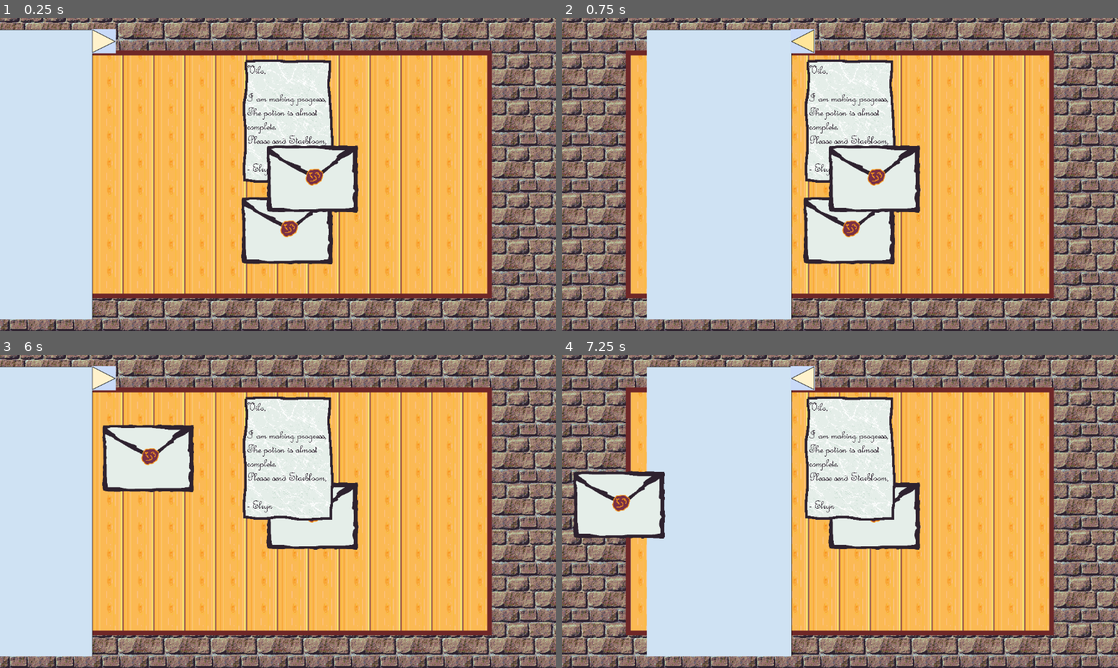
Above: before the commit, frames 1-4 (two rows, left to right).
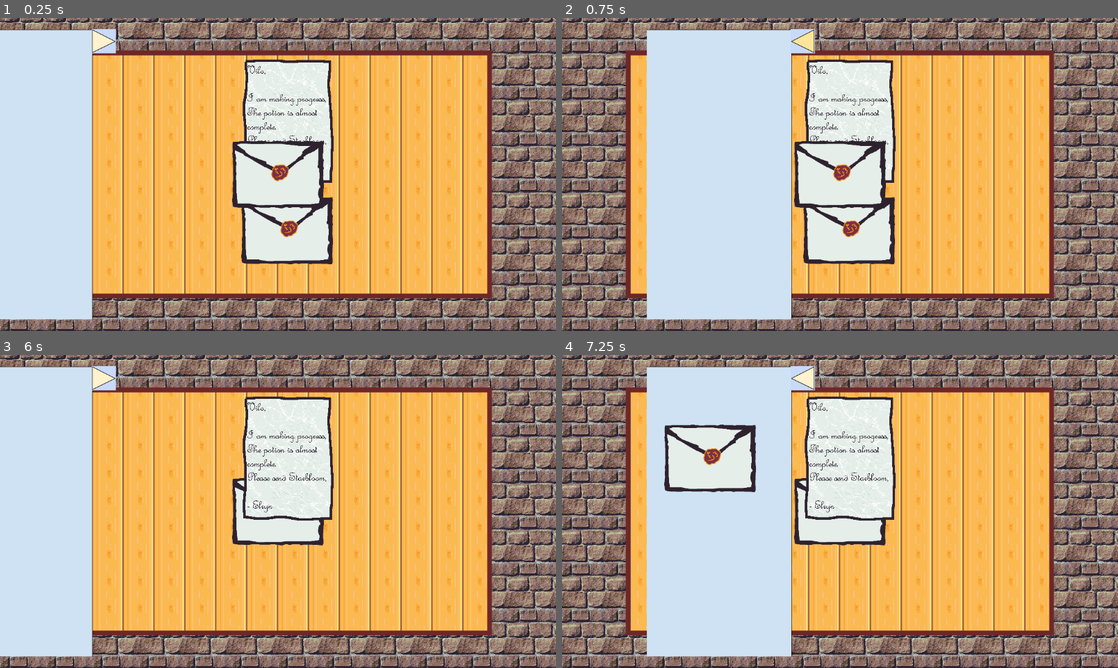
Above: after the commit, the same moments.

Repository: diegofdz333/the-alchemist
Game: Godot game, scene res://scenes/Main.tscn
Same seed, same stepped clock (60 frames per second), same inputs: the game is played once before the commit and once after it.
Inputs (mouse positions are in pixels of both pictures, inside the frame that each line leads up to):
- Up to frame 1 (0.25 s): no input
- Up to frame 2 (0.75 s): click (667, 39) at 0.5 s
- Up to frame 3 (6 s): click (239, 376) at 1.25 s; click (105, 376) at 2 s; tap Enter at 2.75, 4.25, 5.75 s; move the mouse to (400, 495) at 2.77 s; click (400, 495) at 2.92 s; tap Space at 3.5, 5 s; drag from (166, 527) to (22, 511) at 3.52 s; move the mouse to (333, 442) at 4.27 s; click (333, 442) at 4.42 s; drag from (250, 574) to (111, 464) at 5.02 s; move the mouse to (444, 558) at 5.77 s; click (444, 558) at 5.92 s
- Up to frame 4 (7.25 s): tap Space at 6.5 s; drag from (673, 464) to (584, 511) at 6.52 s

The runs differ from the first frame. In frame 1, 3.3% of the frame differs, in the area x 41-65%, y 39-63%; in frame 2, 3.3%; in frame 3, 5.8%; in frame 4, 6.4%, in the area x 2-65%, y 22-63%.

Commit message:
Menu bar can store documents
After a doc is stored inside the menu bar, collapsing the bar will hide the document. Reopening the bar allows you to take the document back out.

Diff:
--- a/scenes/Document.tscn
+++ b/scenes/Document.tscn
@@ -4,7 +4,6 @@
 [ext_resource type="Script" path="res://scripts/document.gd" id="2_xaevp"]
 
 [node name="Dummy-letter" type="Sprite2D"]
-position = Vector2(71.25, 9)
 scale = Vector2(0.450588, 0.466667)
 texture = ExtResource("1_sp36h")
 script = ExtResource("2_xaevp")
--- a/scripts/document.gd
+++ b/scripts/document.gd
@@ -1,8 +1,9 @@
 extends Sprite2D
+
 var is_dragging = false;
 var mouse_offset;
 var delay = 1;
-
+var in_menu: bool = false;
 
 # Called when the node enters the scene tree for the first time.
 func _ready():
@@ -11,7 +12,23 @@
 
 # Called every frame. 'delta' is the elapsed time since the previous frame.
 func _process(delta):
-	pass
+	if in_menu and not $"../../DocumentMenu".expanded:
+		hide()
+		set_process_input(false)
+		is_dragging = false
+	else:
+		show()
+		set_process_input(true)
+
+	if is_dragging and $"../../DocumentMenu".expanded:
+		verify_in_menu()
+
+
+func verify_in_menu():
+	var right = $"../../DocumentMenu".expanded_pos.x + $"../../DocumentMenu".width / 2
+	var top = $"../../DocumentMenu".expanded_pos.y + $"../../DocumentMenu".height / 2
+	var bottom = $"../../DocumentMenu".expanded_pos.y - $"../../DocumentMenu".height / 2
+	in_menu = position.x < right and position.y < top and position.y > bottom
 
 
 func process_dragging(delta):
--- a/scripts/document_menu.gd
+++ b/scripts/document_menu.gd
@@ -2,8 +2,12 @@
 
 signal expand_button_pressed()
 
+const menu_z = 50
+
 var retracted_pos: Vector2 = Vector2.ZERO
 var expanded_pos: Vector2 = Vector2.ZERO
+var width: int = 0
+var height: int = 0
 var expanded: bool = false
 
 var documents: Array = []
@@ -11,11 +15,13 @@
 # Called when the node enters the scene tree for the first time.
 func _ready():
 	var viewport_width = get_viewport().size.x
-	var sprite_width = $Sprite2D.texture.get_width()
+	width = $Sprite2D.texture.get_width()
+	height = $Sprite2D.texture.get_height()
 	var peek = 0.02 * viewport_width
-	retracted_pos = Vector2(-viewport_width / 2 - sprite_width / 2 + peek, 0)
-	expanded_pos = retracted_pos + Vector2(sprite_width - peek, 0)
+	retracted_pos = Vector2(-viewport_width / 2 - width / 2 + peek, 0)
+	expanded_pos = retracted_pos + Vector2(width - peek, 0)
 	position = retracted_pos
+	z_index = menu_z
 
 
 # Called every frame. 'delta' is the elapsed time since the previous frame.
--- a/scripts/documents_handler.gd
+++ b/scripts/documents_handler.gd
@@ -23,7 +23,8 @@
 			document_ordering.push_front(doc);
 			refresh_z_indeces();
 			break
-	pass
+	refresh_z_indeces();
+
 
 # Set z index of all documents based on document ordering
 func refresh_z_indeces():
@@ -32,3 +33,5 @@
 		# Higher z index is closer to screen
 		var doc: Sprite2D = document_ordering[i];
 		doc.z_index = DOCUMENT_Z + max_z - i - 1;
+		if doc.in_menu or (i == 0 and doc.is_dragging):
+			doc.z_index += $"../DocumentMenu".menu_z
--- a/scripts/main.gd
+++ b/scripts/main.gd
@@ -12,7 +12,6 @@
 
 func _on_document_menu_expand_button_pressed():
 	if $DocumentMenu.expanded:
-		print("debug")
 		$DocumentMenu.position = $DocumentMenu.retracted_pos;
 	else:
 		$DocumentMenu.position = $DocumentMenu.expanded_pos;
